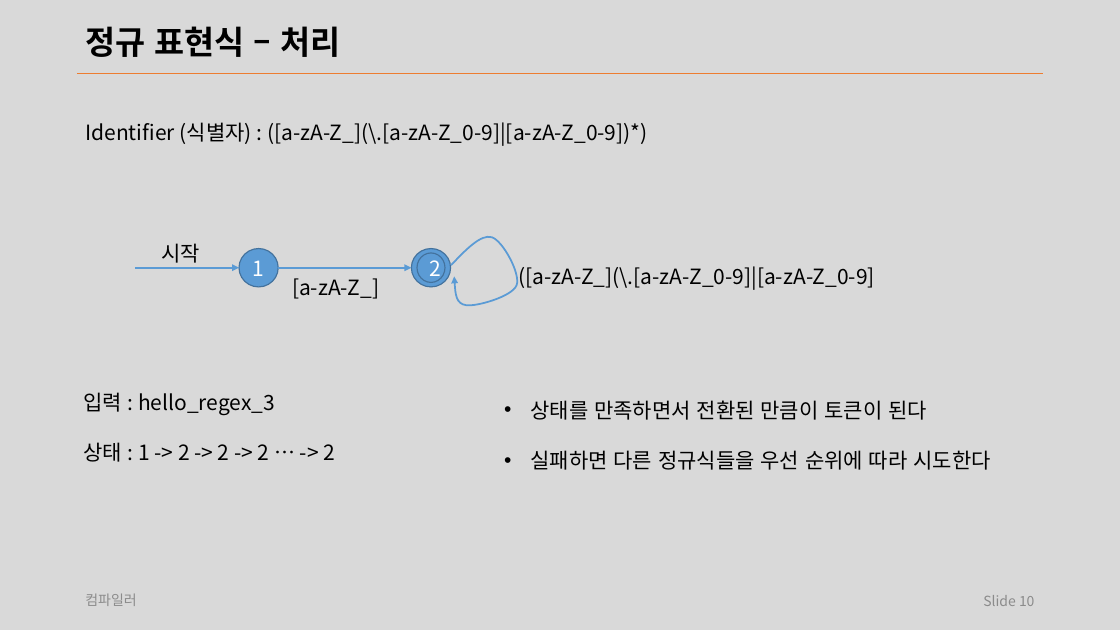
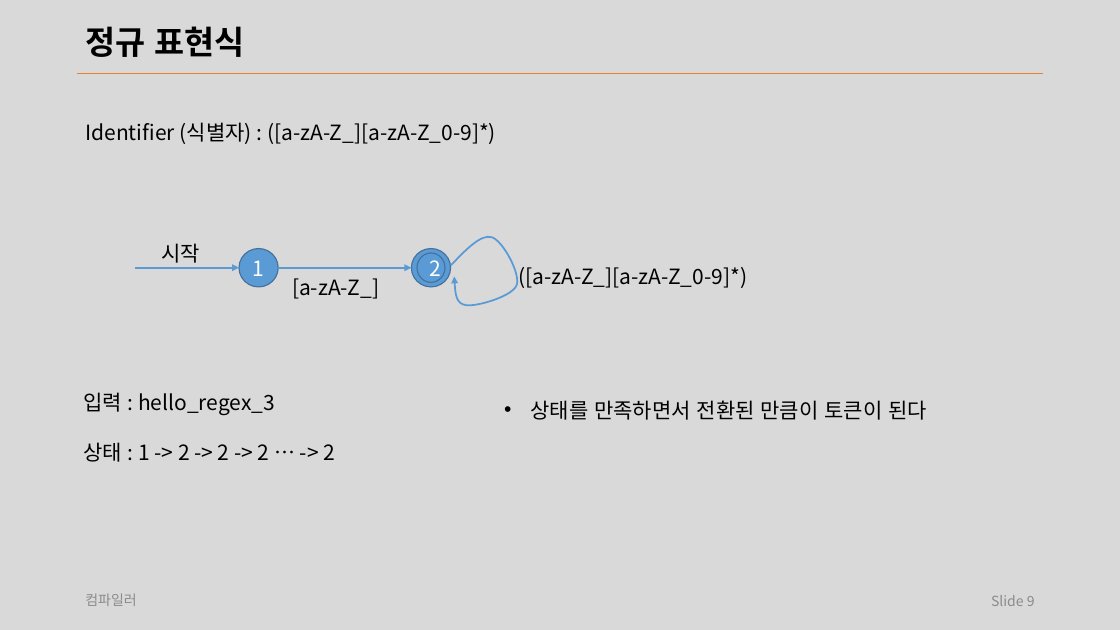
Before and after one commit to laxtools/article, a slide deck: slide 9 of programming/compiler/lecture/note.pptx (slide 10 before the commit). Drawn at 1120x630 pixels with LibreOffice and Linux fonts; fonts in the diff are those of the drawing. Boxes give left, top, right and bottom in pixels: in the first picture for what was removed or moved away, otherwise in the second. Text is boxed around its words. In the diff, an @@ line names an element or a change of style, - is before the commit and + after.

```diff
--- a/programming/compiler/lecture/note.pptx
+++ b/programming/compiler/lecture/note.pptx
@@ title at [85, 26, 245, 57]: text changed @@
-정규 표현식 – 처리
+정규 표현식
@@ text at [85, 122, 496, 144]: text changed @@
-Identifier (식별자) : ([a-zA-Z_](\.[a-zA-Z_0-9]|[a-zA-Z_0-9])*)
+Identifier (식별자) : ([a-zA-Z_][a-zA-Z_0-9]*)
@@ text at [518, 267, 747, 288]: text changed @@
-([a-zA-Z_](\.[a-zA-Z_0-9]|[a-zA-Z_0-9]
+([a-zA-Z_][a-zA-Z_0-9]*)
@@ text at [530, 450, 990, 470]: paragraph removed @@
-• 실패하면 다른 정규식들을 우선 순위에 따라 시도한다
@@ page number at [991, 595, 1035, 606]: text changed @@
-Slide 10
+Slide 9
```
Also in this commit, not shown: 26 other slides changed, 2 slides removed, 24 other files.
